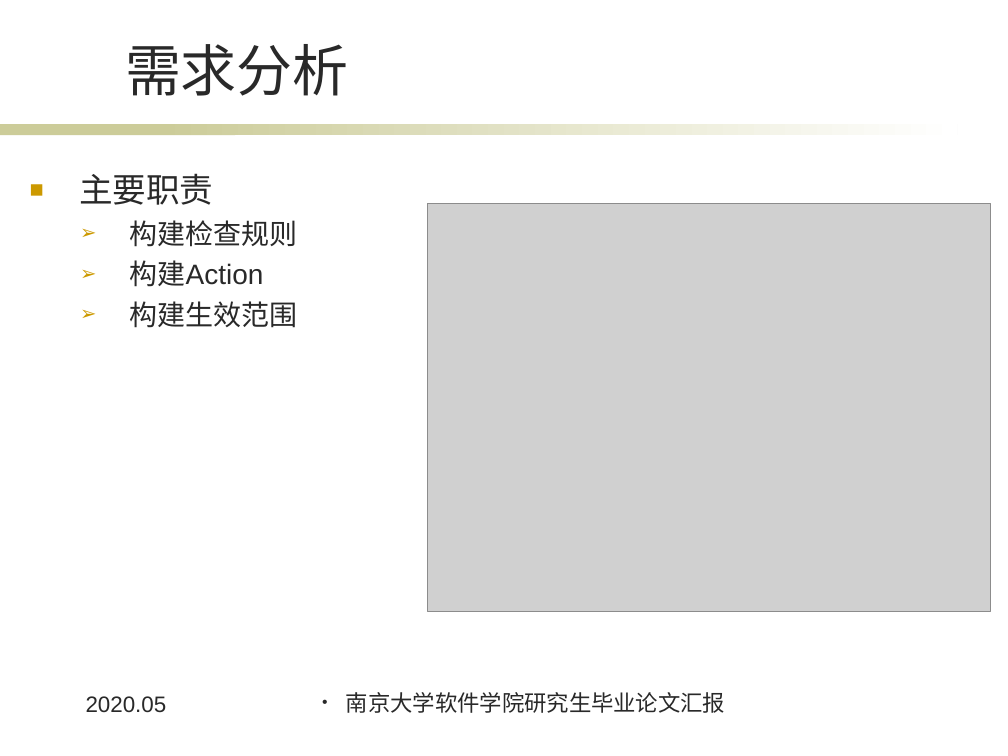
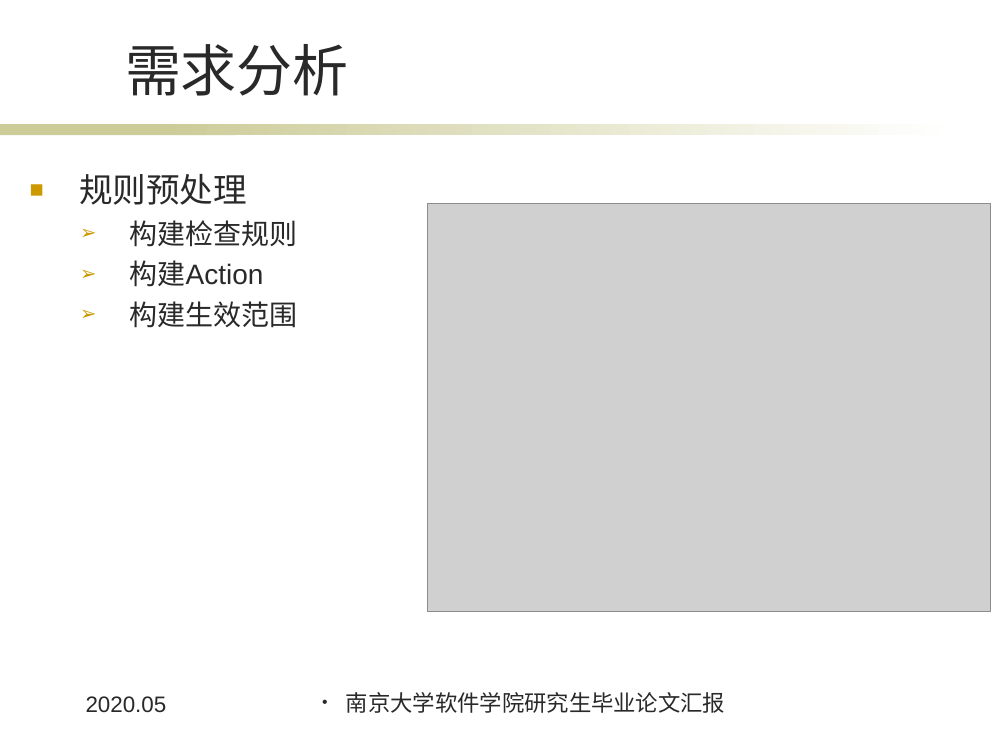
Before and after one commit to Jinsiye/thesis, a slide deck: slide 8 of 金思晔.ppt (slide 7 before the commit). Drawn at 1008x756 pixels with LibreOffice and Linux fonts; fonts in the diff are those of the drawing; grey boxes stand for pictures; background and template pictures are left out. Boxes give left, top, right and bottom in pixels: in the first picture for what was removed or moved away, otherwise in the second. Text is boxed around its words. In the diff, an @@ line names an element or a change of style, - is before the commit and + after.

```diff
--- a/金思晔.ppt
+++ b/金思晔.ppt
@@ text at bbox=[79, 174, 247, 205]: text changed @@
-■ 主要职责
+■ 规则预处理
```
Also in this commit, not shown: 4 other slides changed, 1 slide added, 3 other files.
